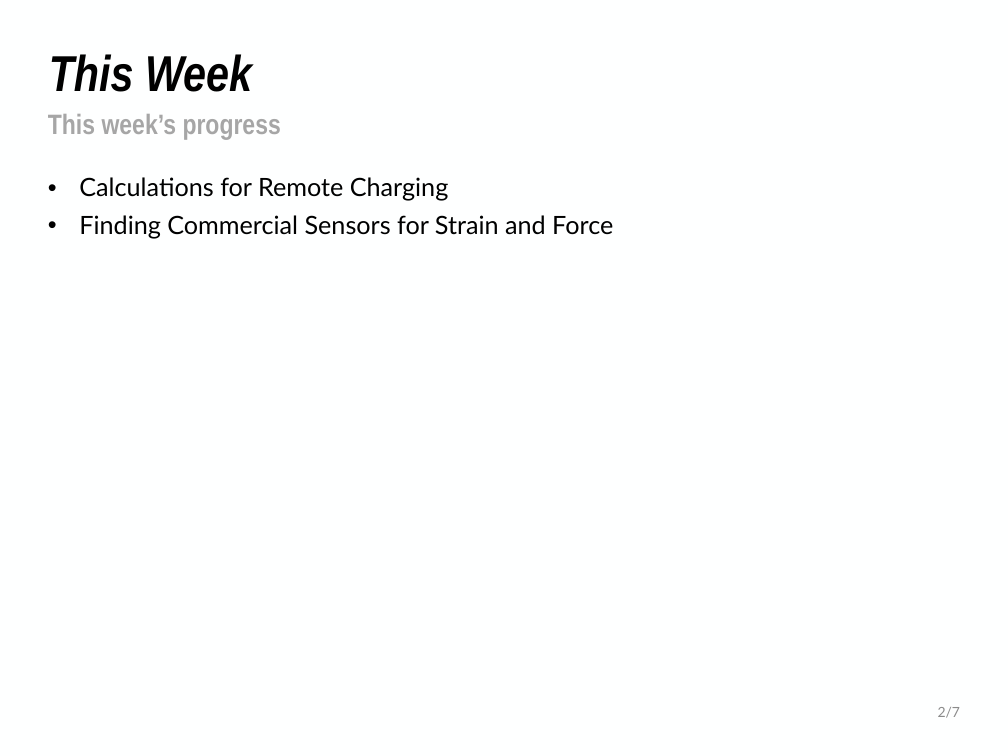
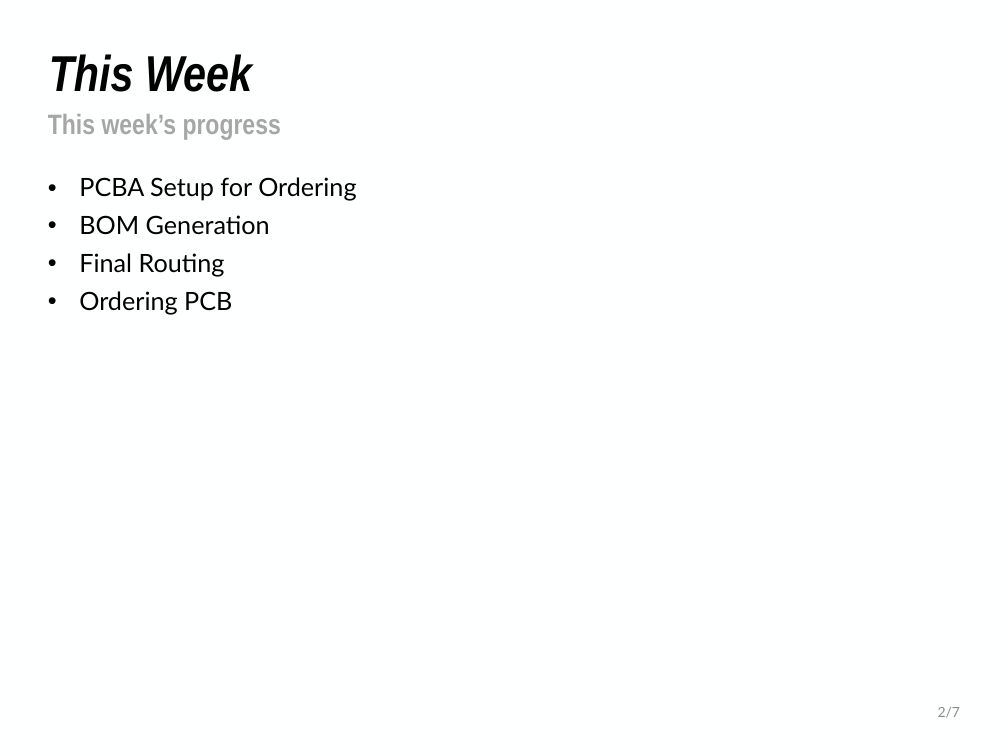
Before and after one commit to NHuang58/Biomedical_Device_PCB, a slide deck: slide 2 of Documentation/Slides/Week_9.pptx. Drawn at 1008x756 pixels with LibreOffice and Linux fonts; fonts in the diff are those of the drawing; background and template pictures are left out. Boxes give left, top, right and bottom in pixels: in the first picture for what was removed or moved away, otherwise in the second. Text is boxed around its words. In the diff, an @@ line names an element or a change of style, - is before the commit and + after.

Commit message:
Week 12 Changes

```diff
--- a/Documentation/Slides/Week_9.pptx
+++ b/Documentation/Slides/Week_9.pptx
@@ text at bbox=[79, 177, 356, 314]: text changed @@
-• Calculations for Remote Charging
-• Finding Commercial Sensors for Strain and Force
+• PCBA Setup for Ordering
+• BOM Generation
+• Final Routing
+• Ordering PCB
```
Also in this commit, not shown: 3 other slides changed, 3 slides added, 6 slides removed, 24 other files.
